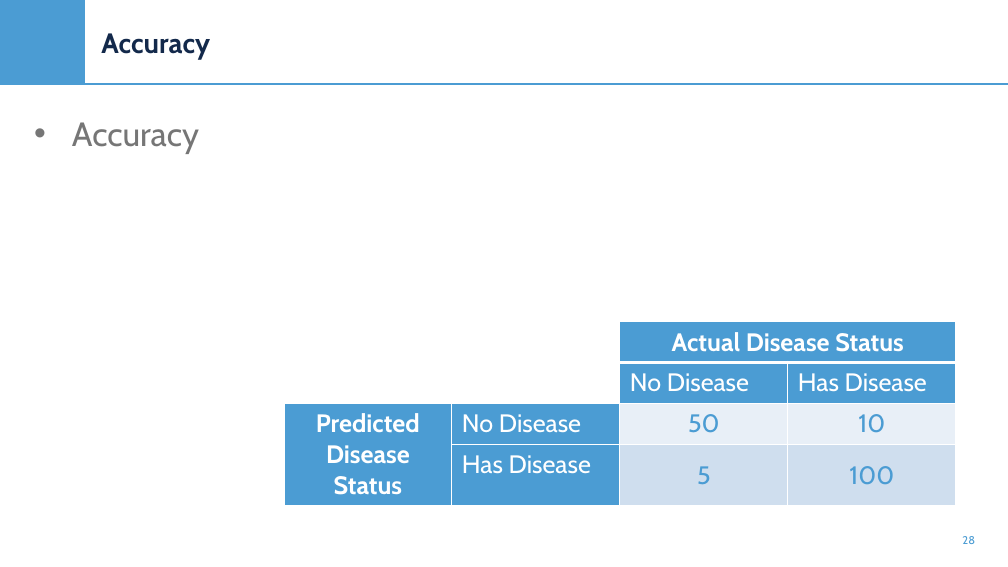
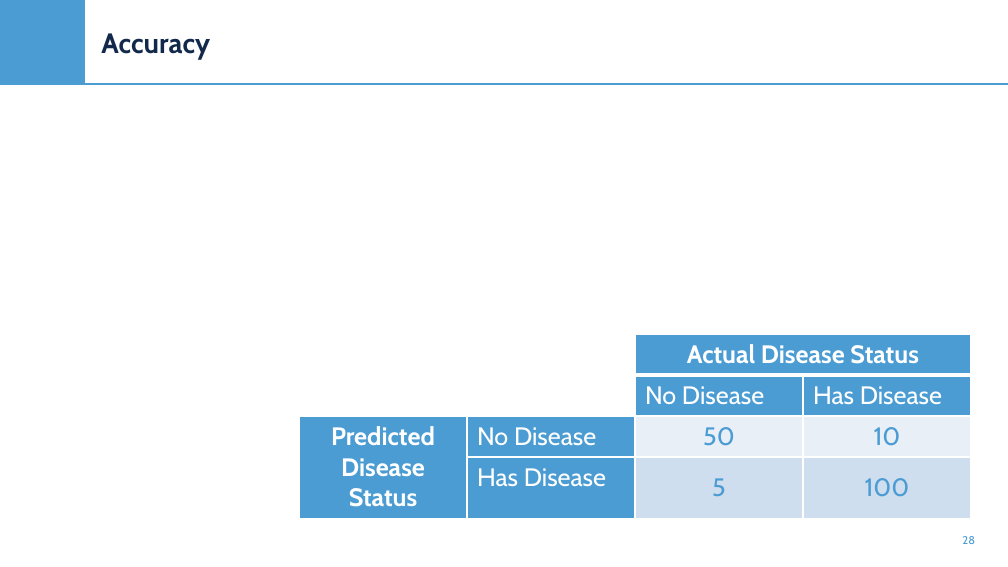
Before and after one commit to e-cui/ENABLE-HiDAV-Online-Modules, a slide deck: slide 28 of Data Mining Modules/Presentations/Predictive Analysis.pptx. Drawn at 1008x567 pixels with LibreOffice and Linux fonts; fonts in the diff are those of the drawing; grey boxes stand for pictures; background and template pictures are left out. Boxes give left, top, right and bottom in pixels: in the first picture for what was removed or moved away, otherwise in the second. Text is boxed around its words. In the diff, an @@ line names an element or a change of style, - is before the commit and + after.

```diff
--- a/Data Mining Modules/Presentations/Predictive Analysis.pptx
+++ b/Data Mining Modules/Presentations/Predictive Analysis.pptx
@@ subtitle removed at box(72, 122, 199, 154) @@
-• Accuracy
@@ table: place and size @@
-table at box(284, 322, 958, 504)
+table at box(299, 335, 973, 517)
```
Also in this commit, not shown: 4 other slides changed, 2 slides added.
